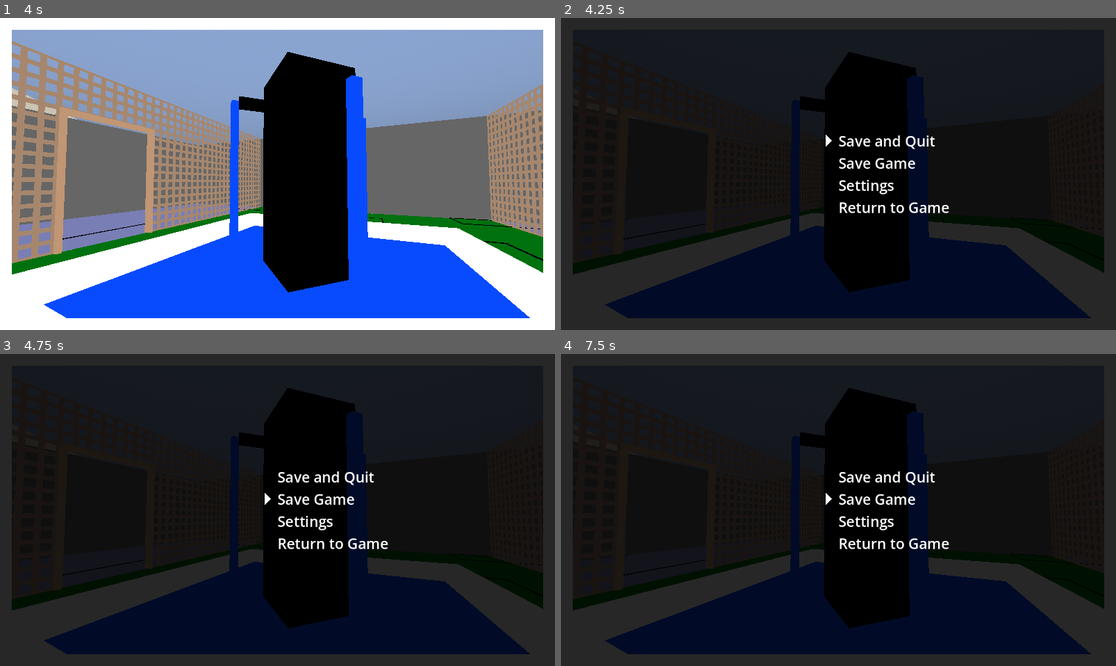
Above: before the commit, frames 1-4 (two rows, left to right).
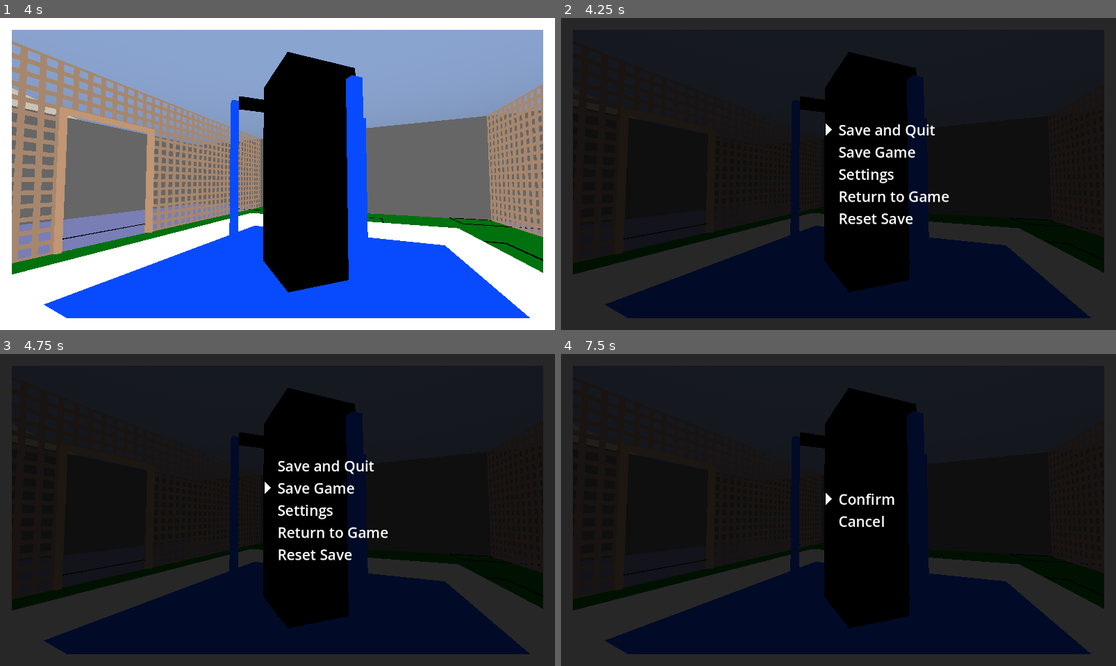
Above: after the commit, the same moments.

Repository: MarkRoss470/grid-puzzle-game
Game: Godot game, scene res://scenes/Main.tscn
Two runs of this game, one before a commit and one after it. Both use one fixed random seed, a clock stepped at 60 frames per second and the inputs below.
Inputs (mouse positions are in pixels of both pictures, inside the frame that each line leads up to):
- Up to frame 1 (4 s): tap Enter (ui_accept) at 0.5, 0.77, 0.8, 1.07, 1.35, 1.52, 1.82, 2.3, 2.75, 3.02, 3.32, 3.77, 3.8 s; move the mouse to (271, 180) at 0.52 s; hold Shift (run) 0.53-1.28 s; hold W (move_forward) 0.53-2.78 s; click (271, 180) at 0.67 s; move the mouse to (316, 177) at 1.27 s; click (316, 177) at 1.42 s; tap Shift (run) at 1.55, 2.85 s; move the mouse to (233, 170) at 2.02 s; tap Space (free_mouse) at 2.1 s; click (233, 170) at 2.17 s; move the mouse to (305, 174) at 2.77 s; hold A (move_left) 2.78-3.53 s; click (305, 174) at 2.92 s; tap R (reset) at 3.5 s; move the mouse to (194, 96) at 3.52 s; hold S (move_backward) from 3.53 s (still down); hold Shift (run) from 3.53 s (still down); click (194, 96) at 3.67 s
- Up to frame 2 (4.25 s): keep holding S (move_backward); keep holding Shift (run); tap Enter (ui_accept) at 4.07 s; tap Escape (pause) at 4.15 s
- Up to frame 3 (4.75 s): move the mouse to (399, 494) at 4.27 s; release S (move_backward) at 4.28 s; release Shift (run) at 4.28 s; hold D (move_right) from 4.28 s (still down); tap Enter (ui_accept) at 4.35, 4.52 s; click (399, 494) at 4.42 s; tap Shift (run) at 4.55 s
- Up to frame 4 (7.5 s): tap Enter (ui_accept) at 4.82, 5, 5.3, 6.02, 6.32, 6.5, 6.77, 6.8, 7.07, 7.35 s; tap R (reset) at 4.9, 5.75 s; move the mouse to (727, 525) at 5.02 s; release D (move_right) at 5.03 s; hold W (move_forward) 5.03-5.78 s; tap Space (free_mouse) at 5.1 s; click (727, 525) at 5.17 s; move the mouse to (894, 441) at 5.77 s; hold D (move_right) from 5.78 s (still down); tap Shift (run) at 5.85 s; click (894, 441) at 5.92 s; move the mouse to (810, 572) at 6.52 s; hold Shift (run) 6.53-7.28 s; click (810, 572) at 6.67 s; move the mouse to (1005, 556) at 7.27 s; click (1005, 556) at 7.42 s

Frame 1 is identical in both runs. In frame 2, 2.2% of the frame differs, in the area x 47-70%, y 33-67%; in frame 3, 2.2%; in frame 4, 1.1%.

Commit message:
Added save reset option to pause menu

Diff:
--- a/PauseMenu.tscn
+++ b/PauseMenu.tscn
@@ -74,7 +74,13 @@
 mouse_filter = 0
 text = "Return to Game"
 
+[node name="Reset Save" type="Label" parent="Control/Pause"]
+layout_mode = 2
+mouse_filter = 0
+text = "Reset Save"
+
 [node name="Settings" type="VBoxContainer" parent="Control"]
+visible = false
 custom_minimum_size = Vector2(100, 1.45519e-11)
 layout_mode = 1
 anchors_preset = -1
@@ -114,6 +120,27 @@
 mouse_filter = 0
 text = "Exit"
 
+[node name="Reset Save Confirmation" type="VBoxContainer" parent="Control"]
+custom_minimum_size = Vector2(100, 1.45519e-11)
+layout_mode = 1
+anchors_preset = -1
+anchor_left = 0.5
+anchor_right = 1.0
+anchor_bottom = 1.0
+grow_horizontal = 2
+grow_vertical = 2
+alignment = 1
+
+[node name="Confirm" type="Label" parent="Control/Reset Save Confirmation"]
+layout_mode = 2
+mouse_filter = 0
+text = "Confirm"
+
+[node name="Cancel" type="Label" parent="Control/Reset Save Confirmation"]
+layout_mode = 2
+mouse_filter = 0
+text = "Cancel"
+
 [node name="Selection Triangle" type="TextureRect" parent="Control"]
 layout_mode = 1
 anchors_preset = 4
@@ -135,8 +162,14 @@
 [connection signal="mouse_entered" from="Control/Pause/Settings" to="." method="on_menu_item_mouse_entered" binds= [2]]
 [connection signal="gui_input" from="Control/Pause/Return to Game" to="." method="on_menu_item_gui_input" binds= [3]]
 [connection signal="mouse_entered" from="Control/Pause/Return to Game" to="." method="on_menu_item_mouse_entered" binds= [3]]
+[connection signal="gui_input" from="Control/Pause/Reset Save" to="." method="on_menu_item_gui_input" binds= [4]]
+[connection signal="mouse_entered" from="Control/Pause/Reset Save" to="." method="on_menu_item_mouse_entered" binds= [4]]
 [connection signal="gui_input" from="Control/Settings/Mouse Sensitivity" to="." method="on_menu_item_gui_input" binds= [0]]
 [connection signal="mouse_entered" from="Control/Settings/Mouse Sensitivity" to="." method="on_menu_item_mouse_entered" binds= [0]]
 [connection signal="value_changed" from="Control/Settings/Mouse Sensitivity/HSlider" to="." method="on_menu_item_slider_input" binds= [0]]
 [connection signal="gui_input" from="Control/Settings/Exit" to="." method="on_menu_item_gui_input" binds= [1]]
 [connection signal="mouse_entered" from="Control/Settings/Exit" to="." method="on_menu_item_mouse_entered" binds= [1]]
+[connection signal="gui_input" from="Control/Reset Save Confirmation/Confirm" to="." method="on_menu_item_gui_input" binds= [0]]
+[connection signal="mouse_entered" from="Control/Reset Save Confirmation/Confirm" to="." method="on_menu_item_mouse_entered" binds= [0]]
+[connection signal="gui_input" from="Control/Reset Save Confirmation/Cancel" to="." method="on_menu_item_gui_input" binds= [1]]
+[connection signal="mouse_entered" from="Control/Reset Save Confirmation/Cancel" to="." method="on_menu_item_mouse_entered" binds= [1]]
--- a/scripts/Player and UI/PauseMenu.gd
+++ b/scripts/Player and UI/PauseMenu.gd
@@ -3,6 +3,7 @@
 enum Menu {
 	PAUSE,
 	SETTINGS,
+	RESET_CONFIRMATION,
 }
 
 enum PauseMenuItems {
@@ -10,11 +11,17 @@
 	SAVE_GAME,
 	SETTINGS,
 	RETURN_TO_GAME,
+	RESET_SAVE,
 }
 
 enum SettingsMenuItems {
 	MOUSE_SENSITIVITY,
 	EXIT,
+}
+
+enum ResetConfirmationItems {
+	CONFIRM,
+	CANCEL,
 }
 
 var is_paused := false
@@ -25,6 +32,7 @@
 var menus: Array[VBoxContainer] = [
 	$Control/Pause,
 	$Control/Settings,
+	$"Control/Reset Save Confirmation"
 ]
 
 const settings := [
@@ -62,7 +70,7 @@
 		else:
 			if current_menu == Menu.PAUSE:
 				unpause()
-			elif current_menu == Menu.SETTINGS:
+			else:
 				set_menu(Menu.PAUSE)
 
 	# Don't process other actions unless the game is paused
@@ -143,9 +151,26 @@
 				set_menu(Menu.SETTINGS)
 			PauseMenuItems.RETURN_TO_GAME:
 				unpause()
+			PauseMenuItems.RESET_SAVE:
+				set_menu(Menu.RESET_CONFIRMATION)
 	elif current_menu == Menu.SETTINGS:
 		match selected:
 			SettingsMenuItems.EXIT:
+				set_menu(Menu.PAUSE)
+	elif current_menu == Menu.RESET_CONFIRMATION:
+		match selected:
+			ResetConfirmationItems.CONFIRM:
+				SaveManager.reset_save()
+				# Restart the application
+
+				# Find the executable which is running for this game
+				var executable_path = OS.get_executable_path()
+				# Start a new instance of the game
+				OS.create_process(executable_path, [])
+				# Quit the current instance of the game
+				get_tree().quit()
+
+			ResetConfirmationItems.CANCEL:
 				set_menu(Menu.PAUSE)
 
 func on_menu_item_mouse_entered(menu_item: int):
--- a/scripts/SaveManager.gd
+++ b/scripts/SaveManager.gd
@@ -20,8 +20,8 @@
 	# Otherwise, use the default settings
 	else:
 		# Read the default save
-		var default_settings_file := FileAccess.open(default_save_path, FileAccess.READ)
-		var default_save: Dictionary = JSON.parse_string(default_settings_file.get_as_text())
+		var default_save_file := FileAccess.open(default_save_path, FileAccess.READ)
+		var default_save: Dictionary = JSON.parse_string(default_save_file.get_as_text())
 		states = default_save.duplicate()
 
 # Gets whether the given key is in the save file
@@ -57,3 +57,6 @@
 func _notification(what):
 	if what == NOTIFICATION_WM_CLOSE_REQUEST:
 		SaveManager.save_all()
+
+func reset_save():
+	DirAccess.remove_absolute(save_path)
